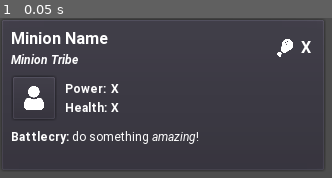
Above: before the commit, frame 1.
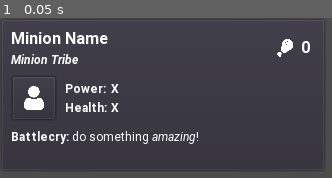
Above: after the commit, the same moment.

Repository: oatspear/obminion-hs
Game: Godot game, scene res://scenes/ui/cards/Minion.tscn
Two runs of this game, one before a commit and one after it. Both use one fixed random seed, a clock stepped at 60 frames per second and the inputs below. The project has no main scene, so this scene is started directly. The engine's default icon, where the game draws it, is replaced by a stand-in: a white triangle on a blue panel in a dark square.
Inputs:
- Up to frame 1 (0.05 s): no input

The runs differ from the first frame. In frame 1, 0.2% of the frame differs, in the area x 90-94%, y 14-22%.

Commit message:
Update Minion.tscn

Diff:
--- a/scenes/ui/cards/Minion.tscn
+++ b/scenes/ui/cards/Minion.tscn
@@ -6,7 +6,7 @@
 [ext_resource path="res://assets/fonts/roboto_regular_12.tres" type="DynamicFont" id=4]
 [ext_resource path="res://assets/fonts/roboto_italic_12.tres" type="DynamicFont" id=5]
 [ext_resource path="res://assets/fonts/roboto_bold_italic_12.tres" type="DynamicFont" id=6]
-[ext_resource path="res://assets/icons/food.png" type="Texture" id=7]
+[ext_resource path="res://scenes/ui/labels/icon_value/Food.tscn" type="PackedScene" id=7]
 
 [node name="MinionCard" type="PanelContainer"]
 margin_right = 14.0
@@ -62,28 +62,11 @@
 custom_fonts/font = ExtResource( 6 )
 text = "Minion Tribe"
 
-[node name="Cost" type="HBoxContainer" parent="Margin/VBox/NameTribeCost"]
+[node name="Food" parent="Margin/VBox/NameTribeCost" instance=ExtResource( 7 )]
 margin_left = 262.0
 margin_top = 7.0
 margin_right = 300.0
 margin_bottom = 31.0
-size_flags_vertical = 4
-
-[node name="Icon" type="TextureRect" parent="Margin/VBox/NameTribeCost/Cost"]
-margin_right = 24.0
-margin_bottom = 24.0
-rect_min_size = Vector2( 24, 24 )
-texture = ExtResource( 7 )
-expand = true
-stretch_mode = 5
-
-[node name="Label" type="Label" parent="Margin/VBox/NameTribeCost/Cost"]
-margin_left = 28.0
-margin_top = 2.0
-margin_right = 38.0
-margin_bottom = 21.0
-custom_fonts/font = ExtResource( 3 )
-text = "X"
 
 [node name="PortraitStats" type="HBoxContainer" parent="Margin/VBox"]
 margin_top = 46.0
